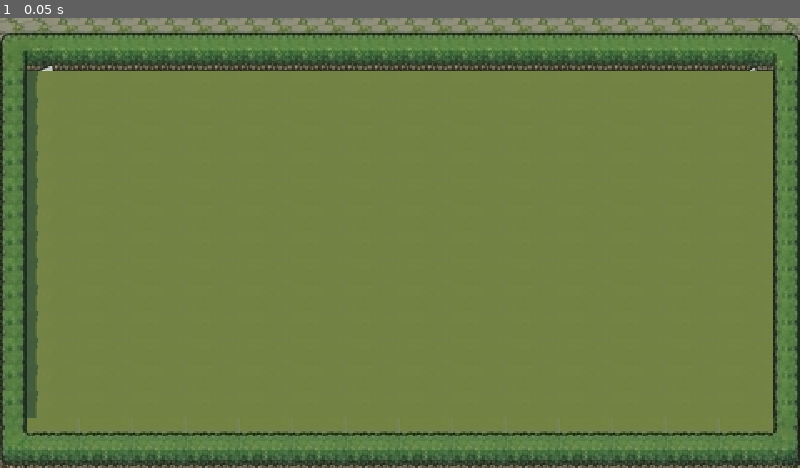
Above: before the commit, frame 1.
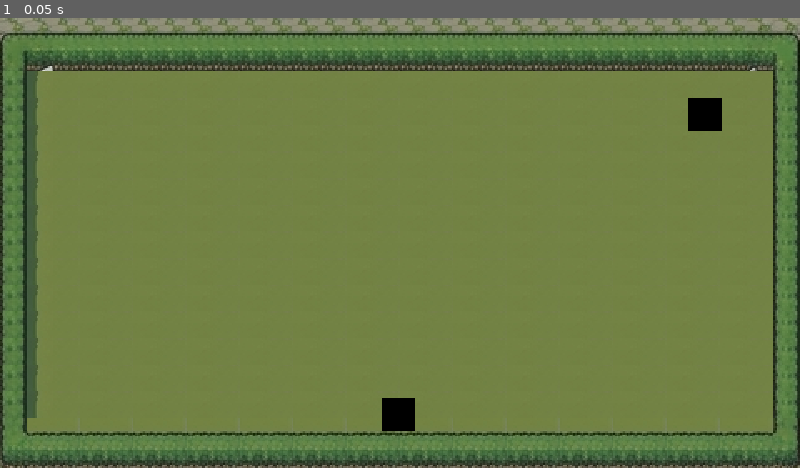
Above: after the commit, the same moment.

Repository: devkonrad/echoes-of-lyra
Game: Godot game, scene res://scenes/test.tscn
Two runs of this game, one before a commit and one after it. Both use one fixed random seed, a clock stepped at 60 frames per second and the inputs below. This scene is started directly instead of the project's main scene.
Inputs:
- Up to frame 1 (0.05 s): no input

The runs differ from the first frame. In frame 1, 0.6% of the frame differs, in the area x 47-91%, y 17-92%.

Commit message:
improve test_scene

Diff:
--- a/scenes/test.tscn
+++ b/scenes/test.tscn
@@ -4115,9 +4115,23 @@
 position = Vector2(238, 239)
 go_back = true
 
+[node name="door_01" type="ColorRect" parent="."]
+offset_left = 229.0
+offset_top = 228.0
+offset_right = 249.0
+offset_bottom = 248.0
+color = Color(0, 0, 0, 1)
+
 [node name="hero_spawn" type="Marker2D" parent="."]
 position = Vector2(145, 216)
 
 [node name="door_portal2" parent="." instance=ExtResource("2_wuls4")]
 position = Vector2(422, 56)
 go_back = true
+
+[node name="door_02" type="ColorRect" parent="."]
+offset_left = 413.0
+offset_top = 48.0
+offset_right = 433.0
+offset_bottom = 68.0
+color = Color(0, 0, 0, 1)
